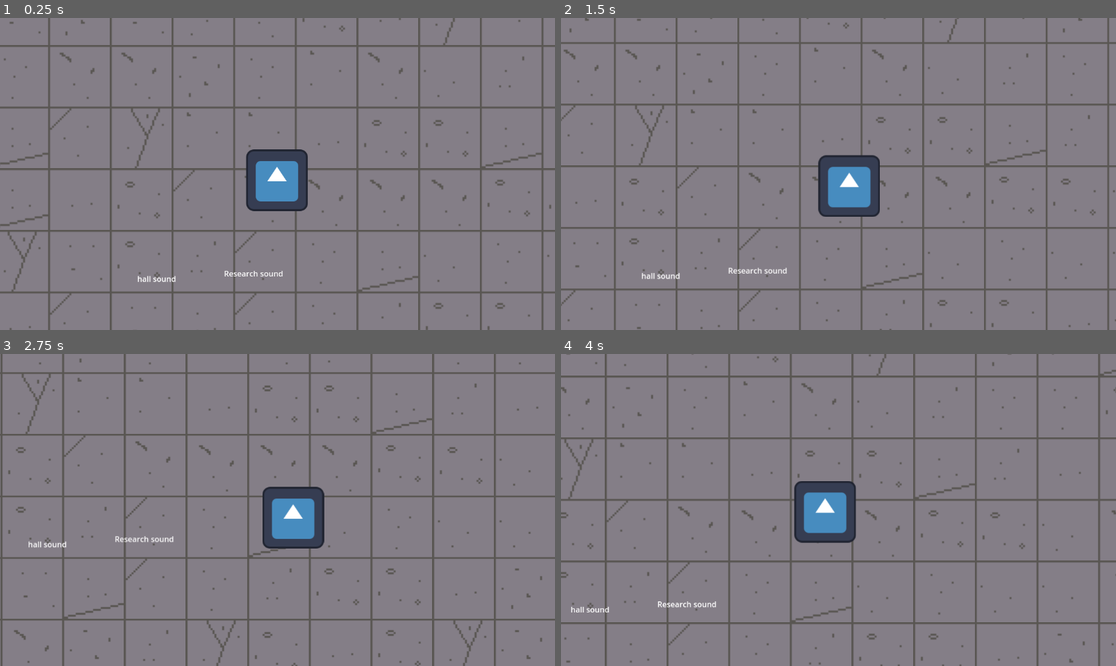
Above: before the commit, frames 1-4 (two rows, left to right).
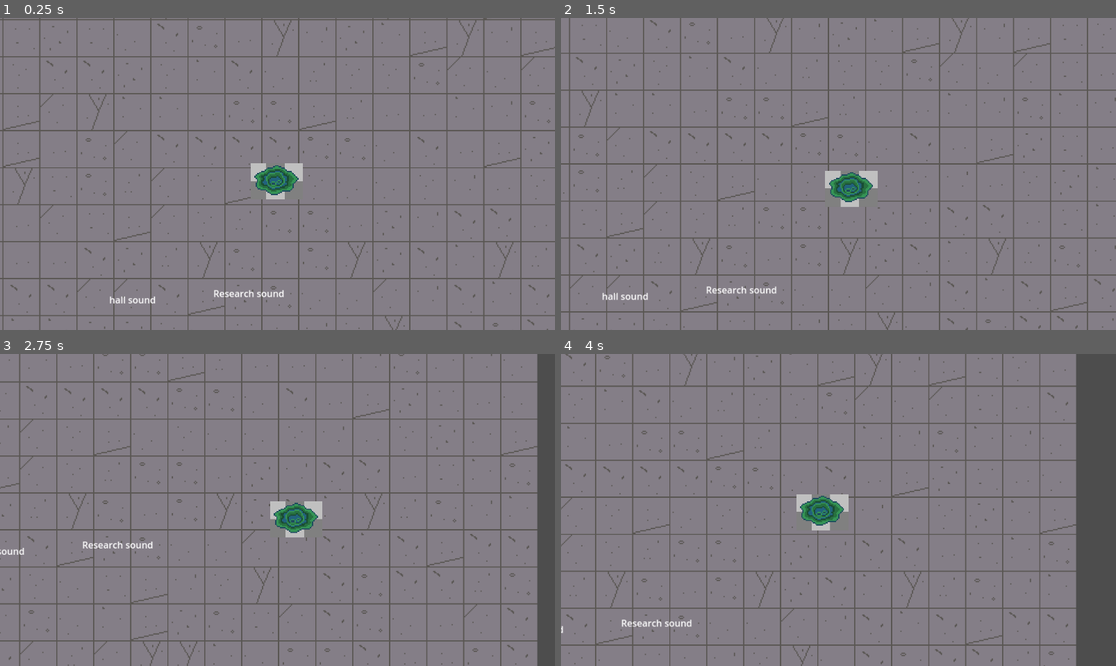
Above: after the commit, the same moments.

Repository: GeometricParrot/GMTK-2023-godot-horror
Game: Godot game, scene res://World/world.tscn
Two runs of this game, one before a commit and one after it. Both use one fixed random seed, a clock stepped at 60 frames per second and the inputs below. The engine's default icon, where the game draws it, is replaced by a stand-in: a white triangle on a blue panel in a dark square.
Inputs:
- Up to frame 1 (0.25 s): no input
- Up to frame 2 (1.5 s): tap Enter at 0.5 s; hold D (right) 0.53-1.28 s; hold S (down) from 1.28 s (still down)
- Up to frame 3 (2.75 s): release S (down) at 2.03 s; hold D (right) from 2.03 s (still down)
- Up to frame 4 (4 s): release D (right) at 2.78 s; hold W (up) 2.78-3.53 s; hold A (left) from 3.53 s (still down)

The runs differ from the first frame. In frame 1, 17% of the frame differs, in the area x 0-100%, y 0-100%; in frame 2, 16%; in frame 3, 19%; in frame 4, 22%.

Commit message:
Add player sprite

Diff:
--- a/Player/player.tscn
+++ b/Player/player.tscn
@@ -1,15 +1,15 @@
 [gd_scene load_steps=5 format=3 uid="uid://cvvypkl22xnqn"]
 
 [ext_resource type="Script" path="res://Player/player.gd" id="1_fscpc"]
-[ext_resource type="Texture2D" uid="uid://duw4k1jxpw383" path="res://icon.svg" id="2_4egpa"]
+[ext_resource type="Texture2D" uid="uid://c4akavci7pn8" path="res://Player/Assets/slime.png" id="2_nnkxc"]
 
 [sub_resource type="CapsuleShape2D" id="CapsuleShape2D_2dqk7"]
-radius = 76.0
-height = 152.0
+radius = 27.0
+height = 54.0
 
 [sub_resource type="CapsuleShape2D" id="CapsuleShape2D_idwtr"]
-radius = 85.0
-height = 210.0
+radius = 38.0
+height = 76.0
 
 [node name="Player" type="CharacterBody2D"]
 collision_layer = 3
@@ -19,7 +19,8 @@
 
 [node name="Icon" type="Sprite2D" parent="."]
 position = Vector2(-1, 13)
-texture = ExtResource("2_4egpa")
+scale = Vector2(0.25, 0.25)
+texture = ExtResource("2_nnkxc")
 
 [node name="CollisionShape2D" type="CollisionShape2D" parent="."]
 position = Vector2(-3, 14)
@@ -30,8 +31,10 @@
 collision_mask = 0
 
 [node name="CollisionShape2D" type="CollisionShape2D" parent="PlayerMusicTrigger"]
+position = Vector2(-3, 14)
 shape = SubResource("CapsuleShape2D_idwtr")
 
 [node name="Camera2D" type="Camera2D" parent="."]
+zoom = Vector2(2, 2)
 process_callback = 0
 position_smoothing_enabled = true
--- a/World/world.tscn
+++ b/World/world.tscn
@@ -275,7 +275,6 @@
 script = ExtResource("1_0vmvq")
 
 [node name="TileMap" type="TileMap" parent="."]
-scale = Vector2(2, 2)
 tile_set = SubResource("TileSet_3jgph")
 format = 2
 layer_0/tile_data = PackedInt32Array(-1, 0, 2, -2, 0, 3, -3, 262144, 2, 65533, 262144, 2, 65534, 262144, 1, 131070, 262 …(4462 unchanged characters)…
--- a/project.godot
+++ b/project.godot
@@ -18,6 +18,11 @@
 [autoload]
 
 MusicCOntroller="*res://SFX/music_c_ontroller.tscn"
+
+[display]
+
+window/size/viewport_width=1920
+window/size/viewport_height=1080
 
 [input]
 
Binary file added: Player/Assets/slime.png
Not shown, added: Player/Assets/slime.png.import
